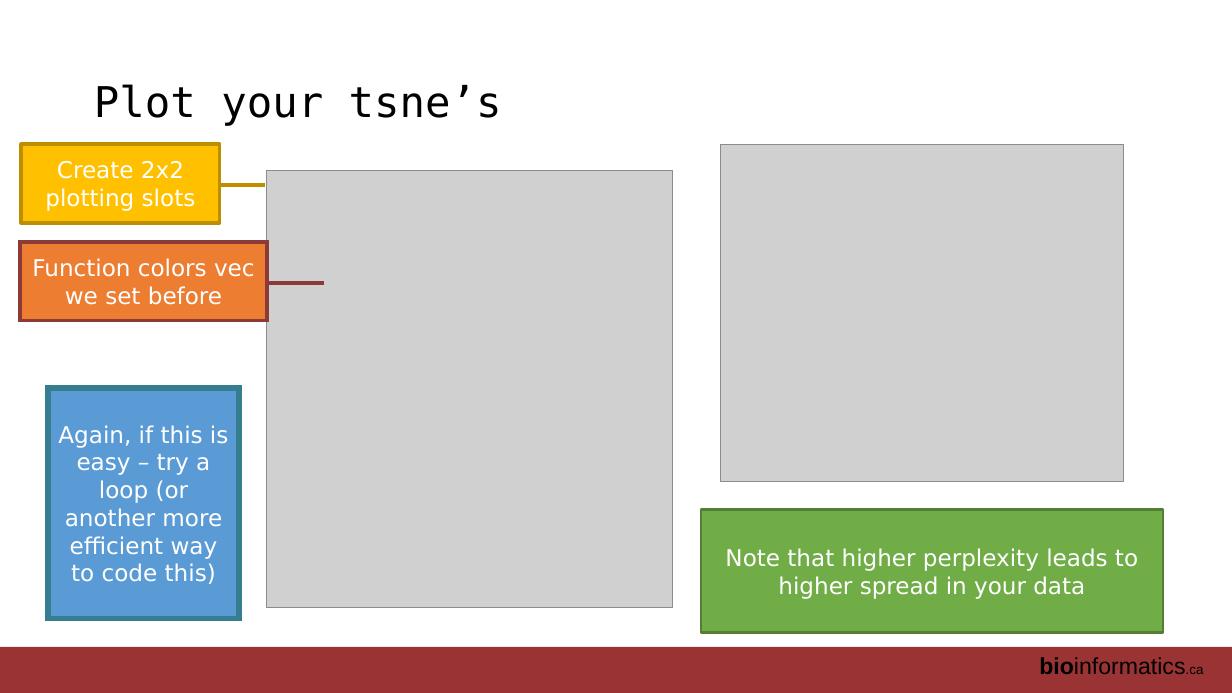
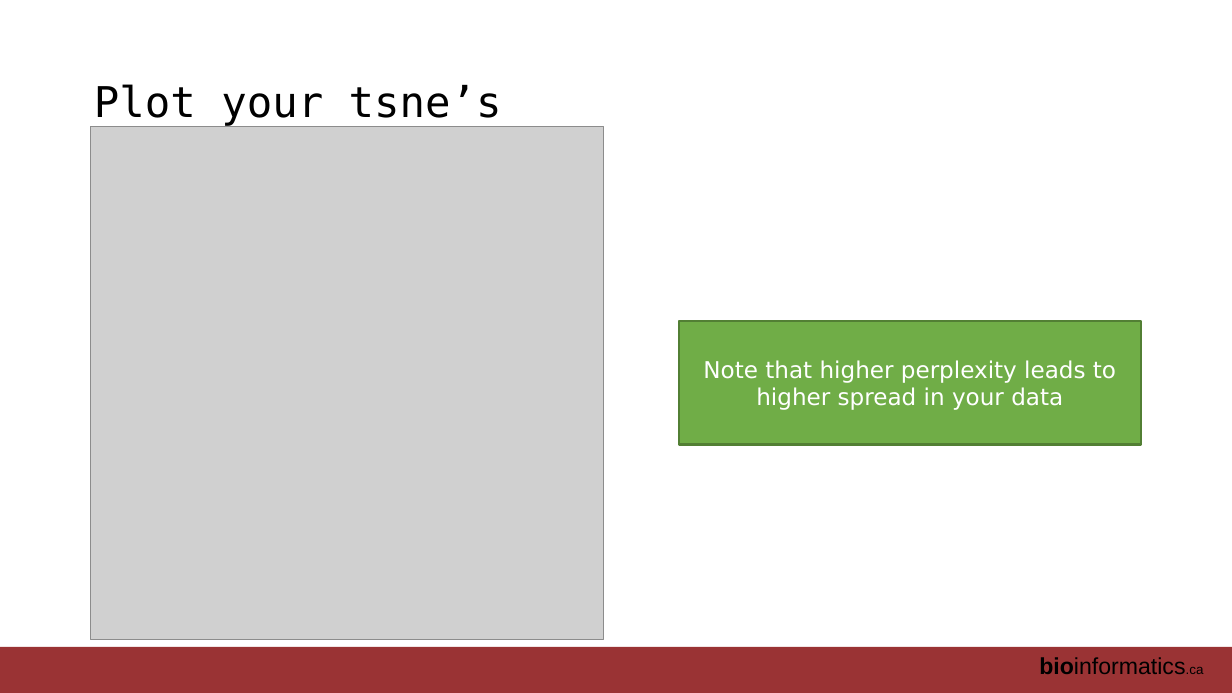
Before and after one commit to RealPaiLab/CBW_AUR2023, a slide deck: slide 36 of book/lectures/AUR_2023_Module2_DimensionReduction.pptx (slide 16 before the commit). Drawn at 1232x693 pixels with LibreOffice and Linux fonts; fonts in the diff are those of the drawing; grey boxes stand for pictures. Boxes give left, top, right and bottom in pixels: in the first picture for what was removed or moved away, otherwise in the second. Text is boxed around its words. In the diff, an @@ line names an element or a change of style, - is before the commit and + after.

```diff
--- a/book/lectures/AUR_2023_Module2_DimensionReduction.pptx
+++ b/book/lectures/AUR_2023_Module2_DimensionReduction.pptx
@@ freeform shape removed at [21, 144, 219, 223] @@
-Create 2x2 plotting slots
@@ picture: place and size @@
-picture at [267, 171, 674, 608]
+picture at [91, 127, 604, 640]
@@ picture removed at [720, 145, 1124, 482] @@
@@ freeform shape removed at [20, 242, 267, 321] @@
-Function colors vec we set before
@@ rectangle "Note that higher perplexity leads ...": place and size @@
-rectangle "Note that higher perplexity leads ..." at [701, 509, 1164, 633]
+rectangle "Note that higher perplexity leads ..." at [679, 321, 1141, 445]
@@ rectangle removed at [48, 388, 238, 618] @@
-Again, if this is easy – try a loop (or another more efficient way to code this)
```
Also in this commit, not shown: 6 other slides changed, 26 slides added, 6 slides removed.
